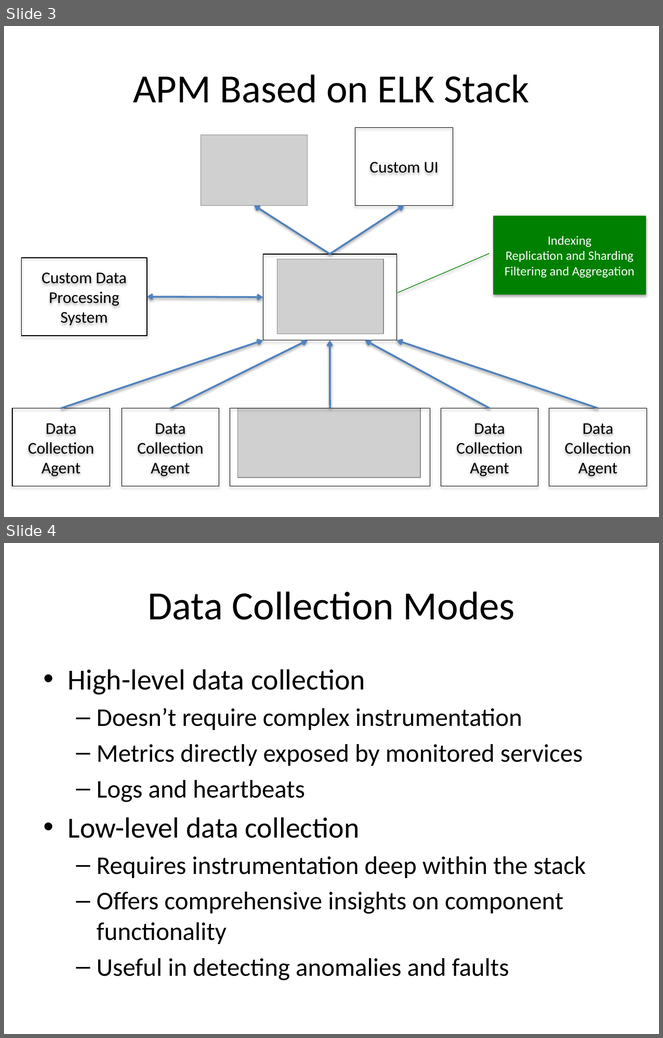
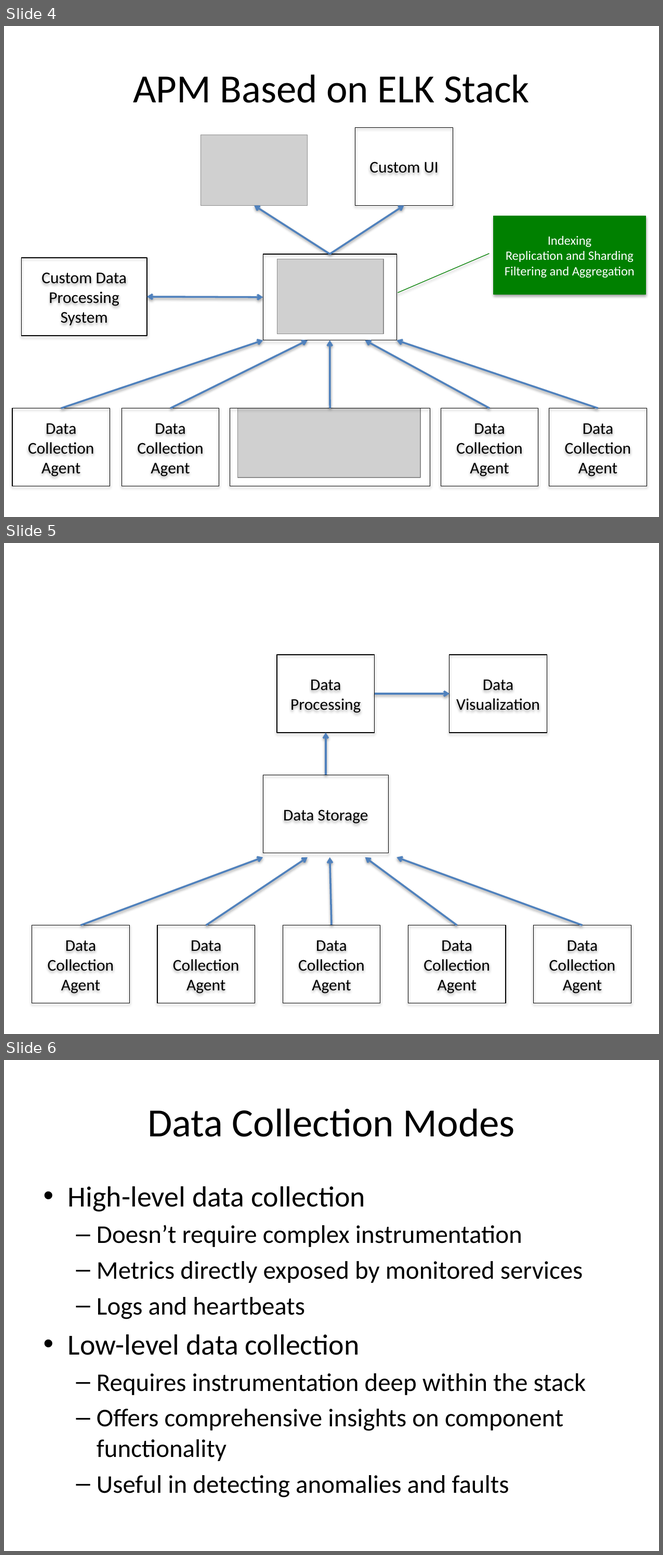
Before and after one commit to Dithn/eager-appscale, a slide deck: Eager/elk-experiment/Huawei_Presentation_1.pptx. Shown one above the other, each under a label of ours: slides 3 and 4 before the commit, slides 4, 5 and 6 after it. The pictures are 663x1038 and 663x1555 pixels, drawn with LibreOffice and Linux fonts; fonts in the diff are those of the drawing; grey boxes stand for pictures. Boxes give left, top, right and bottom in pixels: in the first picture for what was removed or moved away, otherwise in the second. Text is boxed around its words. In the diff, an @@ line names an element or a change of style, - is before the commit and + after.

```diff
--- a/Eager/elk-experiment/Huawei_Presentation_1.pptx
+++ b/Eager/elk-experiment/Huawei_Presentation_1.pptx
@@ slide 5 added at (x1=4, y1=543, x2=659, y2=1034), background #FFFFFF @@
@@ rectangle added at (x1=277, y1=655, x2=375, y2=733), outline #000000 0.75 pt, 18 pt, text #000000 @@
+Data Processing
@@ rectangle added at (x1=450, y1=655, x2=547, y2=733), outline #000000 0.75 pt, 18 pt, text #000000 @@
+Data Visualization
@@ arrow added from (375, 694) to (450, 694), #4F81BD 2 pt @@
@@ arrow added from (326, 775) to (326, 733), #4F81BD 2 pt @@
@@ rectangle added at (x1=263, y1=775, x2=389, y2=853), outline #000000 0.75 pt, 18 pt, text #000000 @@
+Data Storage
@@ arrow added from (80, 926) to (263, 858), #4F81BD 2 pt @@
@@ arrow added from (206, 926) to (307, 858), #4F81BD 2 pt @@
@@ arrow added from (332, 926) to (330, 858), #4F81BD 2 pt @@
@@ arrow added from (457, 926) to (365, 858), #4F81BD 2 pt @@
@@ arrow added from (583, 926) to (397, 858), #4F81BD 2 pt @@
@@ rectangle added at (x1=32, y1=926, x2=130, y2=1004), outline #000000 0.75 pt, 18 pt, text #000000 @@
+Data Collection Agent
@@ rectangle added at (x1=157, y1=926, x2=255, y2=1004), outline #000000 0.75 pt, 18 pt, text #000000 @@
+Data Collection Agent
@@ rectangle added at (x1=283, y1=926, x2=380, y2=1004), outline #000000 0.75 pt, 18 pt, text #000000 @@
+Data Collection Agent
@@ rectangle added at (x1=408, y1=926, x2=506, y2=1004), outline #000000 0.75 pt, 18 pt, text #000000 @@
+Data Collection Agent
@@ rectangle added at (x1=534, y1=926, x2=632, y2=1004), outline #000000 0.75 pt, 18 pt, text #000000 @@
+Data Collection Agent
@@ what was slide 3 is now slide 4 @@
@@ what was slide 4 is now slide 6 @@
```
Also in this commit, not shown: 2 other slides added, 3 other files.
